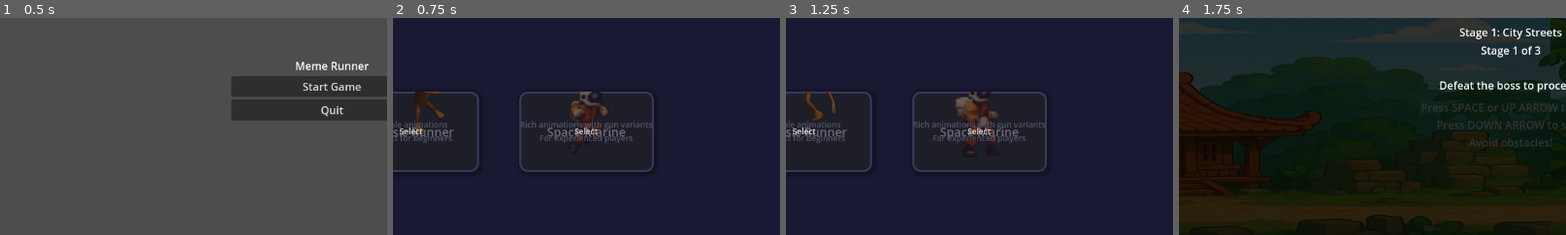
Above: before the commit, frames 1-4 (left to right).
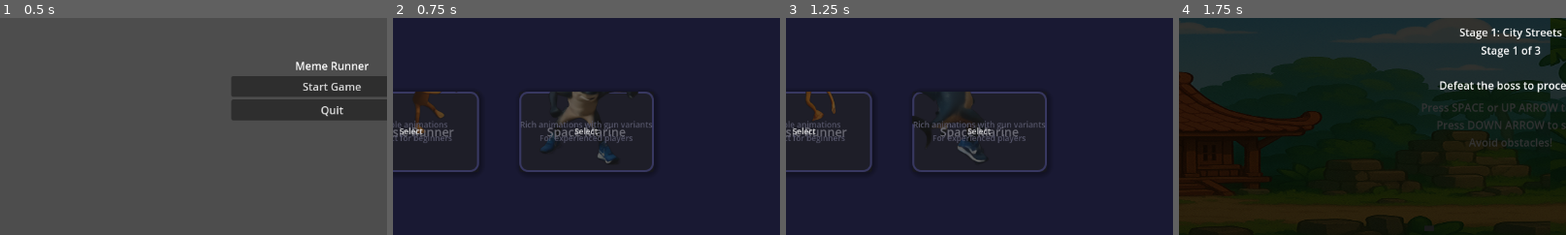
Above: after the commit, the same moments.

Repository: DeweyHur/meme_runner
Game: Godot game, scene res://scenes/MainMenu.tscn
The game is run twice, just before and just after one commit, with the same random seed, the same clock (stepped at 60 frames per second) and the same inputs. Video files are missing from this copy of the repository; at most half a second of black plays in their place.
Inputs:
- Up to frame 1 (0.5 s): no input
- Up to frame 2 (0.75 s): click "Start Game" at 0.5 s
- Up to frame 3 (1.25 s): no input
- Up to frame 4 (1.75 s): click "Next" at 1.25 s
The pictures show only the part of the screen within x 7-57%, y 25-75%; the shares and areas given below are measured in that part.

Frame 1 is identical in both runs. In frame 2, 1.1% of the frame differs, in the area x 38-64%, y 33-67%; in frame 3, 1.4%, in the area x 32-55%, y 33-67%; in frame 4, nothing differs.

Commit message:
'tralello'

Diff:
--- a/Player/space-marine.tscn
+++ b/Player/space-marine.tscn
@@ -15,12 +15,6 @@
 [ext_resource type="Texture2D" uid="uid://deq20fhymfp3q" path="res://Player/space-marine/Sprites/Run/sprites/run8.png" id="2_run8"]
 [ext_resource type="Texture2D" uid="uid://bvuyi5fo7yyib" path="res://Player/space-marine/Sprites/Run/sprites/run9.png" id="2_run9"]
 [ext_resource type="Texture2D" uid="uid://ceid7sfjtniec" path="res://Player/space-marine/Sprites/Run/sprites/run10.png" id="2_run10"]
-[ext_resource type="Texture2D" uid="uid://c74plbblfjrag" path="res://Player/space-marine/Sprites/Jump no Gun/sprites/jump-no-gun1.png" id="3_jump1"]
-[ext_resource type="Texture2D" uid="uid://cst4r1niaup78" path="res://Player/space-marine/Sprites/Jump no Gun/sprites/jump-no-gun2.png" id="3_jump2"]
-[ext_resource type="Texture2D" uid="uid://cwr8h5275fbng" path="res://Player/space-marine/Sprites/Jump no Gun/sprites/jump-no-gun3.png" id="3_jump3"]
-[ext_resource type="Texture2D" uid="uid://o33lqvfy4ysw" path="res://Player/space-marine/Sprites/Jump no Gun/sprites/jump-no-gun4.png" id="3_jump4"]
-[ext_resource type="Texture2D" uid="uid://bluj2tippnjcp" path="res://Player/space-marine/Sprites/Jump no Gun/sprites/jump-no-gun5.png" id="3_jump5"]
-[ext_resource type="Texture2D" uid="uid://3givgapqfgxj" path="res://Player/space-marine/Sprites/Jump no Gun/sprites/jump-no-gun6.png" id="3_jump6"]
 [ext_resource type="Texture2D" uid="uid://bdvf8esw71o44" path="res://Player/space-marine/Sprites/Crouch/sprites/crouch1.png" id="4_crouch1"]
 [ext_resource type="Texture2D" uid="uid://sgickaq31eoy" path="res://Player/space-marine/Sprites/Crouch/sprites/crouch2.png" id="4_crouch2"]
 [ext_resource type="Texture2D" uid="uid://dpebaiebshtvx" path="res://Player/space-marine/Sprites/Crouch/sprites/crouch3.png" id="4_crouch3"]
@@ -32,9 +26,6 @@
 [ext_resource type="Texture2D" uid="uid://c6e214ixus8op" path="res://Player/space-marine/Sprites/Climb/sprites/climb4.png" id="6_climb4"]
 [ext_resource type="Texture2D" uid="uid://clvjyh3m4afmp" path="res://Player/space-marine/Sprites/Climb/sprites/climb5.png" id="6_climb5"]
 [ext_resource type="Texture2D" uid="uid://c2dkcqtxmkx1c" path="res://Player/space-marine/Sprites/Climb/sprites/climb6.png" id="6_climb6"]
-[ext_resource type="Texture2D" uid="uid://b4sl2bp4yitqy" path="res://Player/space-marine/Sprites/Die/sprites/die1.png" id="7_die1"]
-[ext_resource type="Texture2D" uid="uid://cjfspc1le17mv" path="res://Player/space-marine/Sprites/Die/sprites/die2.png" id="7_die2"]
-[ext_resource type="Texture2D" uid="uid://cunqoyvuakg2j" path="res://Player/space-marine/Sprites/Die/sprites/die3.png" id="7_die3"]
 [ext_resource type="Texture2D" uid="uid://cp2pn1ec27eia" path="res://Player/space-marine/Sprites/Run with Gun/sprites/run-with-gun1.png" id="8_run_gun1"]
 [ext_resource type="Texture2D" uid="uid://7ih52y27qigx" path="res://Player/space-marine/Sprites/Run with Gun/sprites/run-with-gun2.png" id="8_run_gun2"]
 [ext_resource type="Texture2D" uid="uid://cjyvawj6bsghm" path="res://Player/space-marine/Sprites/Run with Gun/sprites/run-with-gun3.png" id="8_run_gun3"]
@@ -73,6 +64,119 @@
 [ext_resource type="Texture2D" uid="uid://dgojl5vltirbo" path="res://Player/space-marine/Sprites/Throw/sprites/throw6.png" id="14_throw6"]
 [ext_resource type="Texture2D" uid="uid://cfa8e663qdi7x" path="res://Player/space-marine/Sprites/Throw/sprites/throw7.png" id="14_throw7"]
 [ext_resource type="Texture2D" uid="uid://ddcmomai8ptxk" path="res://Player/space-marine/Sprites/Throw/sprites/throw8.png" id="14_throw8"]
+[ext_resource type="Texture2D" uid="uid://bucbfeynqq6aa" path="res://Player/space-marine/tra_attack.png" id="22_1n2j1"]
+
+[sub_resource type="AtlasTexture" id="AtlasTexture_qx64l"]
+atlas = ExtResource("22_1n2j1")
+region = Rect2(0, 0, 768, 448)
+
+[sub_resource type="AtlasTexture" id="AtlasTexture_ri2kf"]
+atlas = ExtResource("22_1n2j1")
+region = Rect2(768, 0, 768, 448)
+
+[sub_resource type="AtlasTexture" id="AtlasTexture_7gfxh"]
+atlas = ExtResource("22_1n2j1")
+region = Rect2(1536, 0, 768, 448)
+
+[sub_resource type="AtlasTexture" id="AtlasTexture_430jq"]
+atlas = ExtResource("22_1n2j1")
+region = Rect2(2304, 0, 768, 448)
+
+[sub_resource type="AtlasTexture" id="AtlasTexture_dw240"]
+atlas = ExtResource("22_1n2j1")
+region = Rect2(0, 448, 768, 448)
+
+[sub_resource type="AtlasTexture" id="AtlasTexture_i84hf"]
+atlas = ExtResource("22_1n2j1")
+region = Rect2(768, 448, 768, 448)
+
+[sub_resource type="AtlasTexture" id="AtlasTexture_yycb0"]
+atlas = ExtResource("22_1n2j1")
+region = Rect2(1536, 448, 768, 448)
+
+[sub_resource type="AtlasTexture" id="AtlasTexture_gspjn"]
+atlas = ExtResource("22_1n2j1")
+region = Rect2(2304, 448, 768, 448)
+
+[sub_resource type="AtlasTexture" id="AtlasTexture_6h5un"]
+atlas = ExtResource("22_1n2j1")
+region = Rect2(0, 0, 768, 448)
+
+[sub_resource type="AtlasTexture" id="AtlasTexture_y8bfk"]
+atlas = ExtResource("22_1n2j1")
+region = Rect2(768, 0, 768, 448)
+
+[sub_resource type="AtlasTexture" id="AtlasTexture_ydi1y"]
+atlas = ExtResource("22_1n2j1")
+region = Rect2(1536, 0, 768, 448)
+
+[sub_resource type="AtlasTexture" id="AtlasTexture_m5xcx"]
+atlas = ExtResource("22_1n2j1")
+region = Rect2(2304, 0, 768, 448)
+
+[sub_resource type="AtlasTexture" id="AtlasTexture_sr3uu"]
+atlas = ExtResource("22_1n2j1")
+region = Rect2(0, 448, 768, 448)
+
+[sub_resource type="AtlasTexture" id="AtlasTexture_qstm2"]
+atlas = ExtResource("22_1n2j1")
+region = Rect2(768, 448, 768, 448)
+
+[sub_resource type="AtlasTexture" id="AtlasTexture_1n2j1"]
+atlas = ExtResource("22_1n2j1")
+region = Rect2(1536, 448, 768, 448)
+
+[sub_resource type="AtlasTexture" id="AtlasTexture_qgs4c"]
+atlas = ExtResource("22_1n2j1")
+region = Rect2(2304, 448, 768, 448)
+
+[sub_resource type="AtlasTexture" id="AtlasTexture_dum8w"]
+atlas = ExtResource("22_1n2j1")
+region = Rect2(0, 896, 768, 448)
+
+[sub_resource type="AtlasTexture" id="AtlasTexture_hotyw"]
+atlas = ExtResource("22_1n2j1")
+region = Rect2(768, 896, 768, 448)
+
+[sub_resource type="AtlasTexture" id="AtlasTexture_t0tv3"]
+atlas = ExtResource("22_1n2j1")
+region = Rect2(1536, 896, 768, 448)
+
+[sub_resource type="AtlasTexture" id="AtlasTexture_hervv"]
+atlas = ExtResource("22_1n2j1")
+region = Rect2(2304, 896, 768, 448)
+
+[sub_resource type="AtlasTexture" id="AtlasTexture_bf4yq"]
+atlas = ExtResource("22_1n2j1")
+region = Rect2(0, 1344, 768, 448)
+
+[sub_resource type="AtlasTexture" id="AtlasTexture_4pux5"]
+atlas = ExtResource("22_1n2j1")
+region = Rect2(768, 1344, 768, 448)
+
+[sub_resource type="AtlasTexture" id="AtlasTexture_yacu5"]
+atlas = ExtResource("22_1n2j1")
+region = Rect2(1536, 1344, 768, 448)
+
+[sub_resource type="AtlasTexture" id="AtlasTexture_nojls"]
+atlas = ExtResource("22_1n2j1")
+region = Rect2(2304, 1344, 768, 448)
+
+[sub_resource type="AtlasTexture" id="AtlasTexture_m3068"]
+atlas = ExtResource("22_1n2j1")
+region = Rect2(0, 1792, 768, 448)
+
+[sub_resource type="AtlasTexture" id="AtlasTexture_gs8ej"]
+atlas = ExtResource("22_1n2j1")
+region = Rect2(768, 1792, 768, 448)
+
+[sub_resource type="AtlasTexture" id="AtlasTexture_4oca8"]
+atlas = ExtResource("22_1n2j1")
+region = Rect2(1536, 1792, 768, 448)
+
+[sub_resource type="AtlasTexture" id="AtlasTexture_ttjes"]
+atlas = ExtResource("22_1n2j1")
+region = Rect2(2304, 1792, 768, 448)
 
 [sub_resource type="SpriteFrames" id="SpriteFrames_space_marine"]
 animations = [{
@@ -163,13 +267,28 @@
 }, {
 "frames": [{
 "duration": 1.0,
-"texture": ExtResource("7_die1")
-}, {
-"duration": 1.0,
-"texture": ExtResource("7_die2")
-}, {
-"duration": 1.0,
-"texture": ExtResource("7_die3")
+"texture": SubResource("AtlasTexture_qx64l")
+}, {
+"duration": 1.0,
+"texture": SubResource("AtlasTexture_ri2kf")
+}, {
+"duration": 1.0,
+"texture": SubResource("AtlasTexture_7gfxh")
+}, {
+"duration": 1.0,
+"texture": SubResource("AtlasTexture_430jq")
+}, {
+"duration": 1.0,
+"texture": SubResource("AtlasTexture_dw240")
+}, {
+"duration": 1.0,
+"texture": SubResource("AtlasTexture_i84hf")
+}, {
+"duration": 1.0,
+"texture": SubResource("AtlasTexture_yycb0")
+}, {
+"duration": 1.0,
+"texture": SubResource("AtlasTexture_gspjn")
 }],
 "loop": false,
 "name": &"fall",
@@ -211,26 +330,68 @@
 }, {
 "frames": [{
 "duration": 1.0,
-"texture": ExtResource("3_jump1")
-}, {
-"duration": 1.0,
-"texture": ExtResource("3_jump2")
-}, {
-"duration": 1.0,
-"texture": ExtResource("3_jump3")
-}, {
-"duration": 1.0,
-"texture": ExtResource("3_jump4")
-}, {
-"duration": 1.0,
-"texture": ExtResource("3_jump5")
-}, {
-"duration": 1.0,
-"texture": ExtResource("3_jump6")
+"texture": SubResource("AtlasTexture_6h5un")
+}, {
+"duration": 1.0,
+"texture": SubResource("AtlasTexture_y8bfk")
+}, {
+"duration": 1.0,
+"texture": SubResource("AtlasTexture_ydi1y")
+}, {
+"duration": 1.0,
+"texture": SubResource("AtlasTexture_m5xcx")
+}, {
+"duration": 1.0,
+"texture": SubResource("AtlasTexture_sr3uu")
+}, {
+"duration": 1.0,
+"texture": SubResource("AtlasTexture_qstm2")
+}, {
+"duration": 1.0,
+"texture": SubResource("AtlasTexture_1n2j1")
+}, {
+"duration": 1.0,
+"texture": SubResource("AtlasTexture_qgs4c")
+}, {
+"duration": 1.0,
+"texture": SubResource("AtlasTexture_dum8w")
+}, {
+"duration": 1.0,
+"texture": SubResource("AtlasTexture_hotyw")
+}, {
+"duration": 1.0,
+"texture": SubResource("AtlasTexture_t0tv3")
+}, {
+"duration": 1.0,
+"texture": SubResource("AtlasTexture_hervv")
+}, {
+"duration": 1.0,
+"texture": SubResource("AtlasTexture_bf4yq")
+}, {
+"duration": 1.0,
+"texture": SubResource("AtlasTexture_4pux5")
+}, {
+"duration": 1.0,
+"texture": SubResource("AtlasTexture_yacu5")
+}, {
+"duration": 1.0,
+"texture": SubResource("AtlasTexture_nojls")
+}, {
+"duration": 1.0,
+"texture": SubResource("AtlasTexture_m3068")
+}, {
+"duration": 1.0,
+"texture": SubResource("AtlasTexture_gs8ej")
+}, {
+"duration": 1.0,
+"texture": SubResource("AtlasTexture_4oca8")
+}, {
+"duration": 1.0,
+"texture": SubResource("AtlasTexture_ttjes")
 }],
 "loop": true,
 "name": &"jump",
-"speed": 10.0
+"speed": 20.0
 }, {
 "frames": [{
 "duration": 1.0,
@@ -371,9 +532,9 @@
 
 [node name="AnimatedSprite2D" type="AnimatedSprite2D" parent="."]
 position = Vector2(0, -34)
-scale = Vector2(3, 3)
+scale = Vector2(0.7, 0.7)
 sprite_frames = SubResource("SpriteFrames_space_marine")
-animation = &"fall"
+animation = &"jump"
 autoplay = "idle"
 
 [node name="CollisionShape2D" type="CollisionShape2D" parent="."]
Not shown: 1 places in Player/space-marine.tscn that only renumber resources
Binary file added: Player/space-marine/tra_attack.png
Not shown, added: Player/space-marine/tra_attack.png.import
